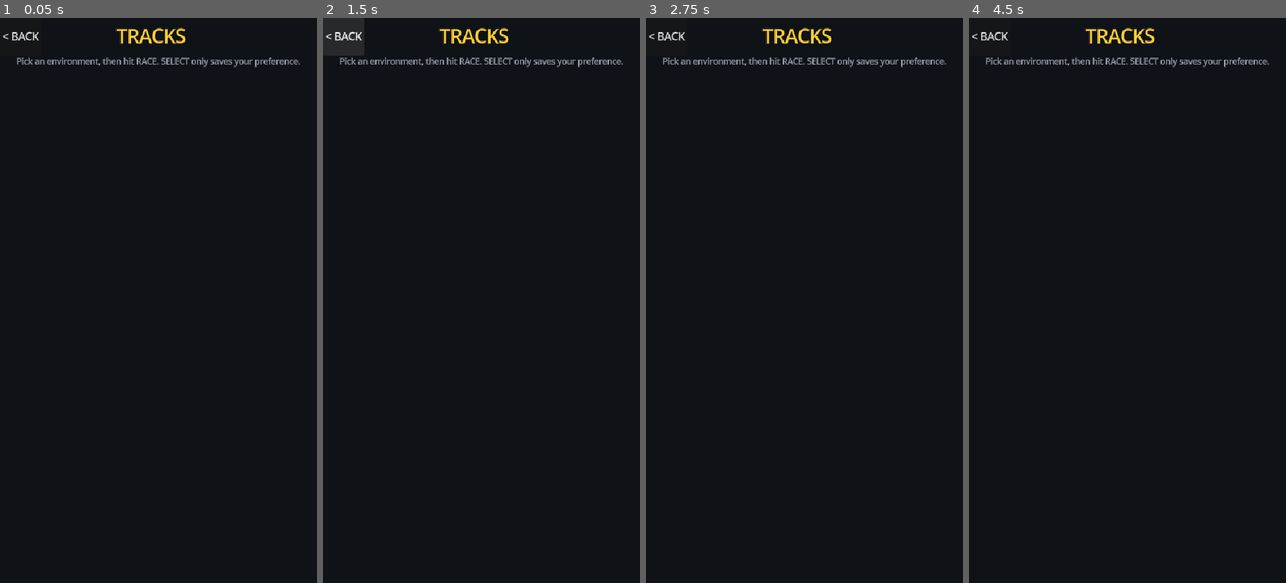
Above: before the commit, frames 1-4 (left to right).
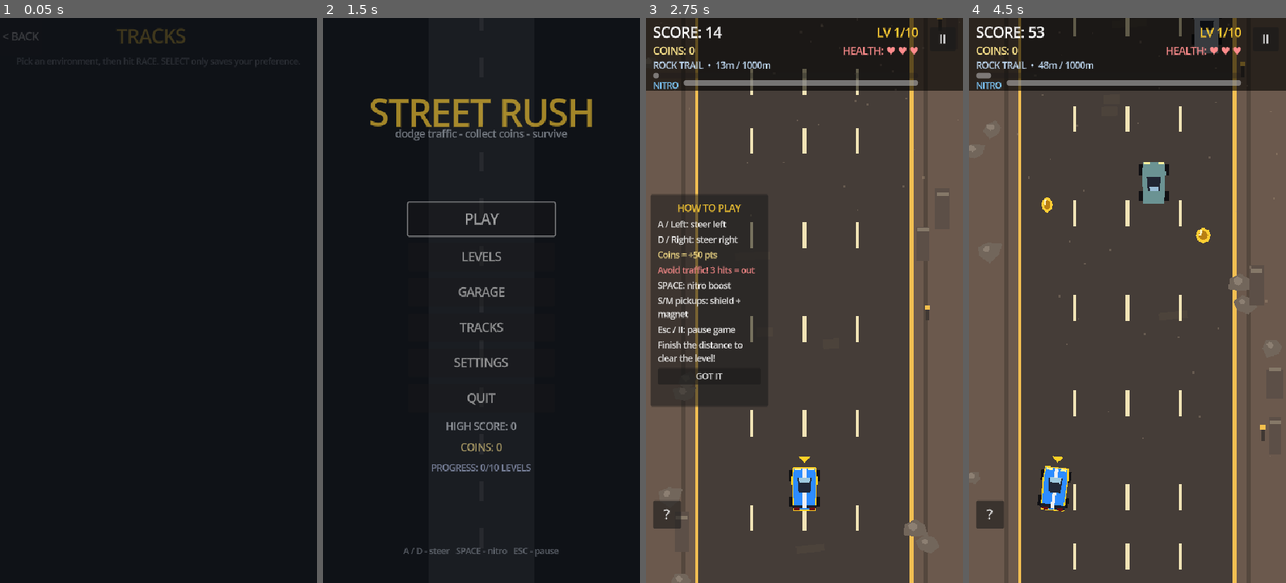
Above: after the commit, the same moments.

Repository: Prayush-Shrestha/2Dcarracing
Game: Godot game, scene res://scenes/menus/Themes.tscn
Two runs of this game, one before a commit and one after it. Both use one fixed random seed, a clock stepped at 60 frames per second and the inputs below. This scene is started directly instead of the project's main scene.
Inputs (mouse positions are in pixels of both pictures, inside the frame that each line leads up to):
- Up to frame 1 (0.05 s): no input
- Up to frame 2 (1.5 s): tap Enter at 0.5 s; move the mouse to (551, 272) at 0.52 s; hold D (move_right) 0.53-1.25 s; hold Space (nitro) 0.53-1.25 s; click "< BACK" at 1.25 s
- Up to frame 3 (2.75 s): click (804, 221) at 2 s, where only the run after the commit has a clickable "PLAY"
- Up to frame 4 (4.5 s): click (1032, 373) at 2.75 s, where only the run after the commit has a clickable "GOT IT"; move the mouse to (1064, 328) at 3.52 s; hold A (move_left) 3.53-4.28 s; move the mouse to (1159, 176) at 4.27 s; hold D (move_right) from 4.28 s (still down)

The runs differ from the first frame. In frame 1, 0.9% of the frame differs, in the area x 0-95%, y 1-9%; in frame 2, 5.6%; in frame 3, 91%; in frame 4, 92%, in the area x 0-100%, y 0-100%.
Error before the commit: Parse Error: Cannot find member "gray" in base "Color". Did you mean to use "GRAY"? (res://scripts/ui/themes.gd:64)
Error after the commit: Invalid assignment of property or key 'stretch_ratio' with value of type 'float' on a base object of type 'ColorRect'. (res://scripts/ui/themes.gd:72)

Commit message:
feat: Introduce ThemeManager and ThemeWeather for enhanced environment theming
- Added ThemeManager class to manage multiple race environment themes, including properties like handling and speed modifiers, colors, and weather effects.
- Implemented ThemeWeather class to handle weather effects and lighting based on the selected theme.
- Updated UI to support dynamic theme selection, replacing the old static track themes with a new system that automatically generates theme cards from ThemeManager.
- Refactored road handling to utilize ThemeManager for theme application, ensuring backward compatibility with legacy theme indices.
- Enhanced road visuals with dynamic decor and weather overlays based on the selected theme.

Diff:
--- a/scripts/ui/themes.gd
+++ b/scripts/ui/themes.gd
@@ -61,8 +61,8 @@
 	var preview := HBoxContainer.new()
 	preview.add_theme_constant_override("separation", 0)
 	rows.add_child(preview)
-	var side_col: Color = t.get("side", Color.gray)
-	var road_col: Color = t.get("road", Color.darkgray)
+	var side_col: Color = t.get("side", Color.GRAY)
+	var road_col: Color = t.get("road", Color.DARK_GRAY)
 	var parts: Array[Color] = [side_col, accent, road_col, accent, side_col]
 	var weights: Array[float] = [1.0, 0.12, 2.2, 0.12, 1.0]
 	for k in range(parts.size()):
Not shown, added: scripts/themes/theme_decor.gd.uid
Not shown, added: scripts/themes/theme_manager.gd.uid
Not shown, added: scripts/themes/theme_weather.gd.uid
